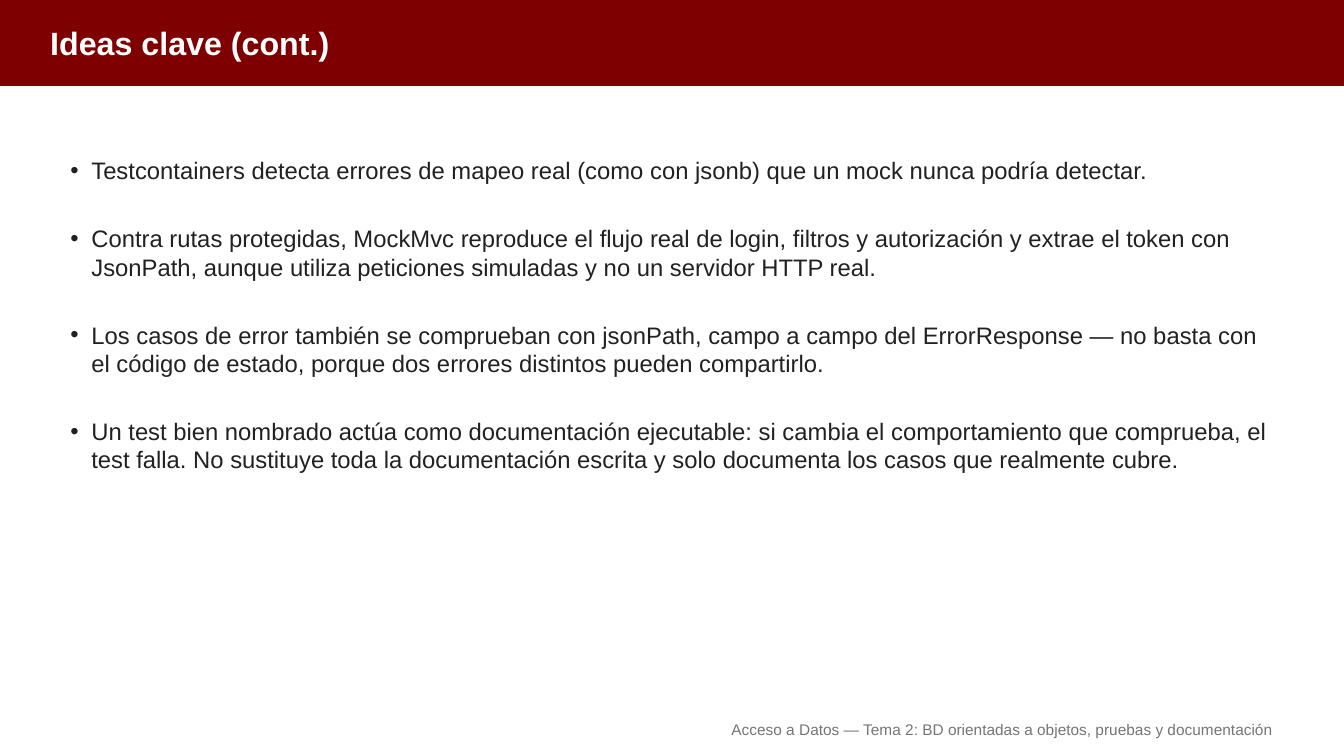
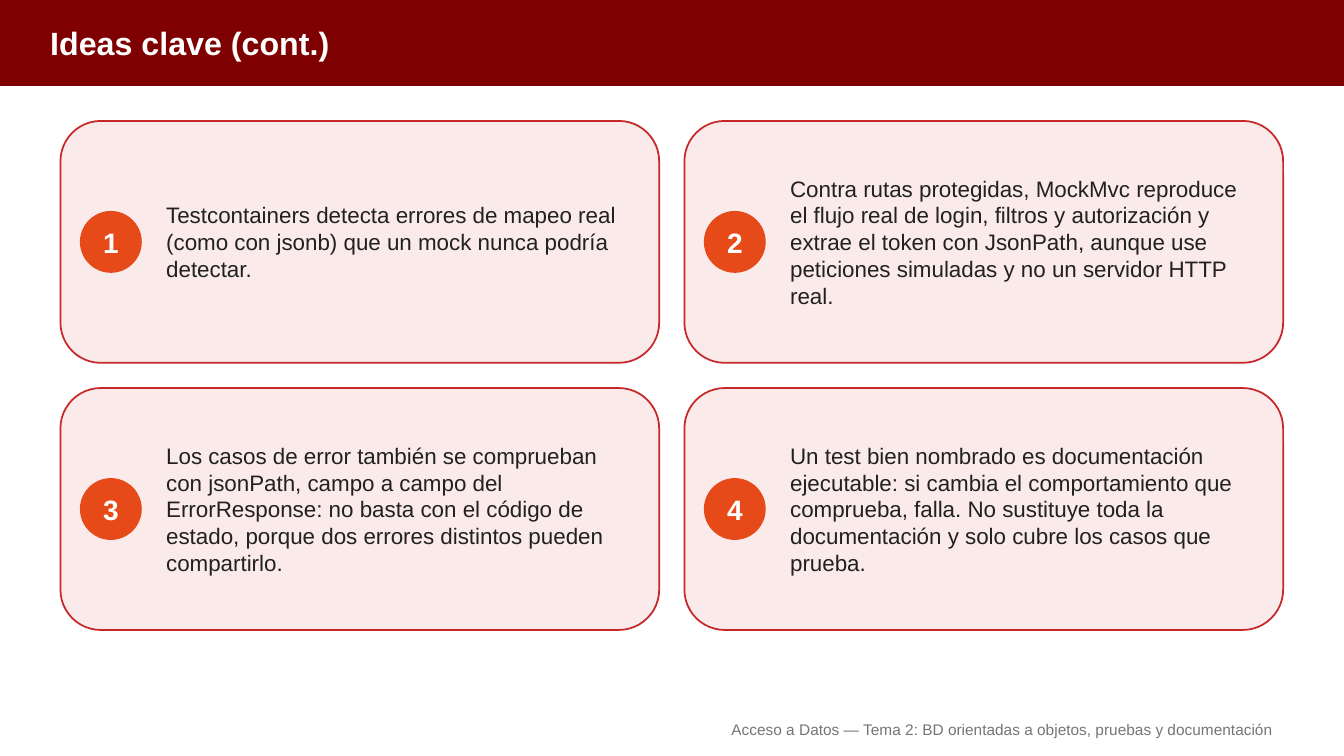
Before and after one commit to aitorventura/acceso-a-datos, a slide deck: slide 24 of docs/tema2/diapositivas/bd-orientadas-a-objetos.pptx (slide 28 before the commit). Drawn at 1344x756 pixels with LibreOffice and Linux fonts; fonts in the diff are those of the drawing. Boxes give left, top, right and bottom in pixels: in the first picture for what was removed or moved away, otherwise in the second. Text is boxed around its words. In the diff, an @@ line names an element or a change of style, - is before the commit and + after.

Commit message:
Tema 2 de AD: infografías en los tres apartados y diapositivas regeneradas
Añade 14 infografías en docs/tema2/img, las inserta en persistencia-objetos-jsonb, consultas-jsonb y bd-orientadas-a-objetos, y regenera sus diapositivas (pptx y pdf), fusionando las que solo tenían un párrafo.

```diff
--- a/docs/tema2/diapositivas/bd-orientadas-a-objetos.pptx
+++ b/docs/tema2/diapositivas/bd-orientadas-a-objetos.pptx
@@ rounded rectangle added at (60,121,659,363), fill #FBEAEA, outline #C62828 1.25 pt @@
@@ rounded rectangle added at (685,121,1284,363), fill #FBEAEA, outline #C62828 1.25 pt @@
@@ text removed at (91,161,1266,473) @@
-• Testcontainers detecta errores de mapeo real (como con jsonb) que un mock nunca podría detectar.
-• Contra rutas protegidas, MockMvc reproduce el flujo real de login, filtros y autorización y extrae el token con JsonPath, aunque utiliza peticiones simuladas y no un servidor HTTP real.
-• Los casos de error también se comprueban con jsonPath, campo a campo del ErrorResponse — no basta con el código de estado, porque dos errores distintos pueden compartirlo.
-• Un test bien nombrado actúa como documentación ejecutable: si cambia el comportamiento que comprueba, el test falla. No sustituye toda la documentación escrita y solo documenta los casos que realmente cubre.
@@ text added at (166,206,615,278), 16 pt, text #212121 @@
+Testcontainers detecta errores de mapeo real (como con jsonb) que un mock nunca podría detectar.
@@ text added at (790,180,1237,305), 16 pt, text #212121 @@
+Contra rutas protegidas, MockMvc reproduce el flujo real de login, filtros y autorización y extrae el token con JsonPath, aunque use peticiones simuladas y no un servidor HTTP real.
@@ ellipse added at (81,212,141,272), fill #E64A19, outline #E64A19 1 pt @@
@@ text added at (103,233,119,253), 20 pt, text #FFFFFF, bold @@
+1
@@ ellipse added at (705,212,765,272), fill #E64A19, outline #E64A19 1 pt @@
@@ text added at (727,233,743,253), 20 pt, text #FFFFFF, bold @@
+2
@@ rounded rectangle added at (60,388,659,630), fill #FBEAEA, outline #C62828 1.25 pt @@
@@ rounded rectangle added at (685,388,1284,630), fill #FBEAEA, outline #C62828 1.25 pt @@
@@ text added at (166,447,603,576), 16 pt, text #212121 @@
+Los casos de error también se comprueban con jsonPath, campo a campo del ErrorResponse: no basta con el código de estado, porque dos errores distintos pueden compartirlo.
@@ text added at (790,447,1232,576), 16 pt, text #212121 @@
+Un test bien nombrado es documentación ejecutable: si cambia el comportamiento que comprueba, falla. No sustituye toda la documentación y solo cubre los casos que prueba.
@@ ellipse added at (81,479,141,539), fill #E64A19, outline #E64A19 1 pt @@
@@ ellipse added at (705,479,765,539), fill #E64A19, outline #E64A19 1 pt @@
@@ text added at (103,500,119,521), 20 pt, text #FFFFFF, bold @@
+3
@@ text added at (727,500,743,520), 20 pt, text #FFFFFF, bold @@
+4
```
Also in this commit, not shown: 11 other slides changed, 4 slides removed, 22 other files.
